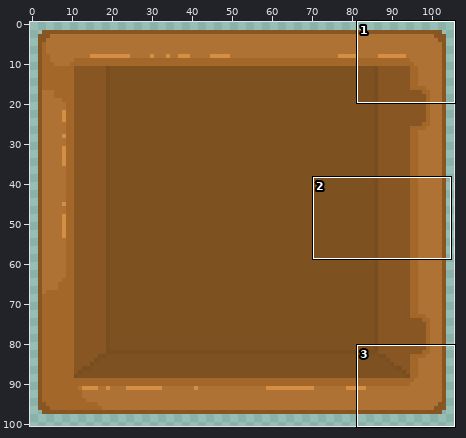
A pixel-art file gets an edit: Aseprite/painting-safe.aseprite. Above, an overview of the earlier version with the close-up marked.
Close-up. Before the edit:
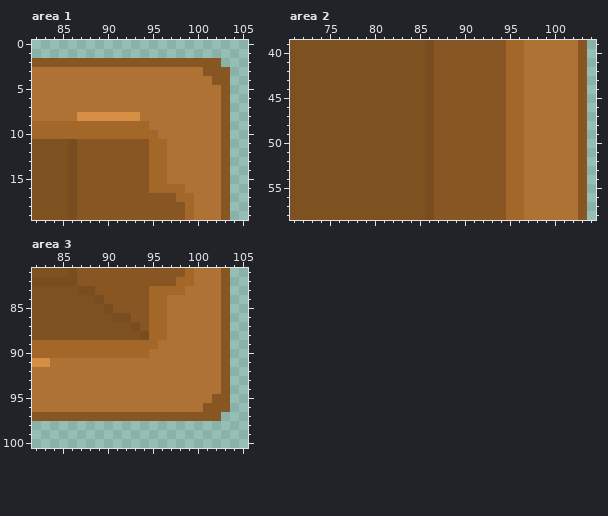
106x101 pixels, 1 frame. Shown: area 1: x 82..105, y 0..19; area 2: x 71..104, y 39..58; area 3: x 82..105, y 81..100. The commit also changed other parts of the picture, which this record leaves out.
Now the later version:
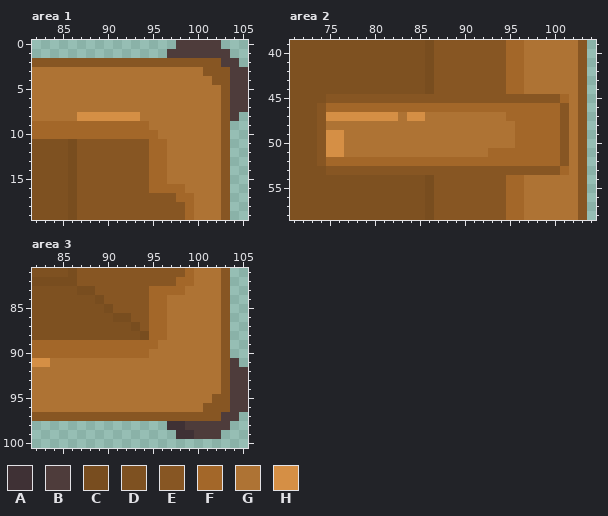
Palette (. is transparent): A #3f3135  B #4e3c3b  C #784d1f  D #7e5121  E #875623  F #a36729  G #ae7334  H #d58f45
Edits made:
{"change": "layer \"painting\" now shown"}
{"change": "layer \"handle\" now shown"}
{"where": "area 1, layer \"painting\""}
{"y":0,"x":98,"old":".....","new":"BBBBB"}
{"y":1,"x":97,"old":".......","new":"BBBBBBB"}
{"y":2,"x":103,"old":"..","new":"BB"}
{"y":3,"x":104,"old":"..","new":"BB"}
{"y":4,"x":104,"old":"..","new":"BB"}
{"y":5,"x":104,"old":"..","new":"BB"}
{"y":6,"x":104,"old":"..","new":"BB"}
{"y":7,"x":104,"old":"..","new":"BB"}
{"y":8,"x":104,"old":".","new":"B"}
{"where": "area 2, layer \"handle\""}
{"y":45,"x":75,"old":"DDDDDDDDDDDC","new":"EEEEEEEEEEEE"}
{"y":45,"x":95,"old":"FFGGGGG","new":"EEEEEEF"}
{"y":46,"x":74,"old":"DDDDDDDDDDDDCEEEEEEEE","new":"EFFFFFFFFFFFFFFFFFFFF"}
{"y":46,"x":97,"old":"GGGGG","new":"FFFFE"}
{"y":47,"x":74,"old":"DDDDDDDDDDDDCEEEEEEEE","new":"EHHHHHHHHGHHGGGGGGGGG"}
{"y":47,"x":97,"old":"GGGGG","new":"FFFFE"}
{"y":48,"x":74,"old":"DDDDDDDDDDDDCEEEEEEEEF","new":"EGGGGGGGGGGGGGGGGGGGGG"}
{"y":48,"x":97,"old":"GGGGG","new":"FFFFE"}
{"y":49,"x":74,"old":"DDDDDDDDDDDDCEEEEEEEEF","new":"EHHGGGGGGGGGGGGGGGGGGG"}
{"y":49,"x":97,"old":"GGGGG","new":"FFFFE"}
{"y":50,"x":74,"old":"DDDDDDDDDDDDCEEEEEEEEF","new":"EHHGGGGGGGGGGGGGGGGGGG"}
{"y":50,"x":97,"old":"GGGGG","new":"FFFFE"}
{"y":51,"x":74,"old":"DDDDDDDDDDDDCEEEEEEEE","new":"EHHGGGGGGGGGGGGGGGGFF"}
{"y":51,"x":97,"old":"GGGGG","new":"FFFFE"}
{"y":52,"x":74,"old":"DDDDDDDDDDDDCEEEEEEEE","new":"EFFFFFFFFFFFFFFFFFFFF"}
{"y":52,"x":97,"old":"GGGGG","new":"FFFFE"}
{"y":53,"x":75,"old":"DDDDDDDDDDDC","new":"EEEEEEEEEEEE"}
{"y":53,"x":95,"old":"FFGGGGG","new":"EEEEEEF"}
{"where": "area 3, layer \"painting\""}
{"y":91,"x":104,"old":".","new":"B"}
{"y":92,"x":104,"old":"..","new":"BB"}
{"y":93,"x":104,"old":"..","new":"BB"}
{"y":94,"x":104,"old":"..","new":"BB"}
{"y":95,"x":104,"old":"..","new":"BB"}
{"y":96,"x":104,"old":"..","new":"BB"}
{"y":97,"x":103,"old":"..","new":"BB"}
{"y":98,"x":97,"old":".......","new":"AABBBBB"}
{"y":99,"x":98,"old":".....","new":"AABBB"}
